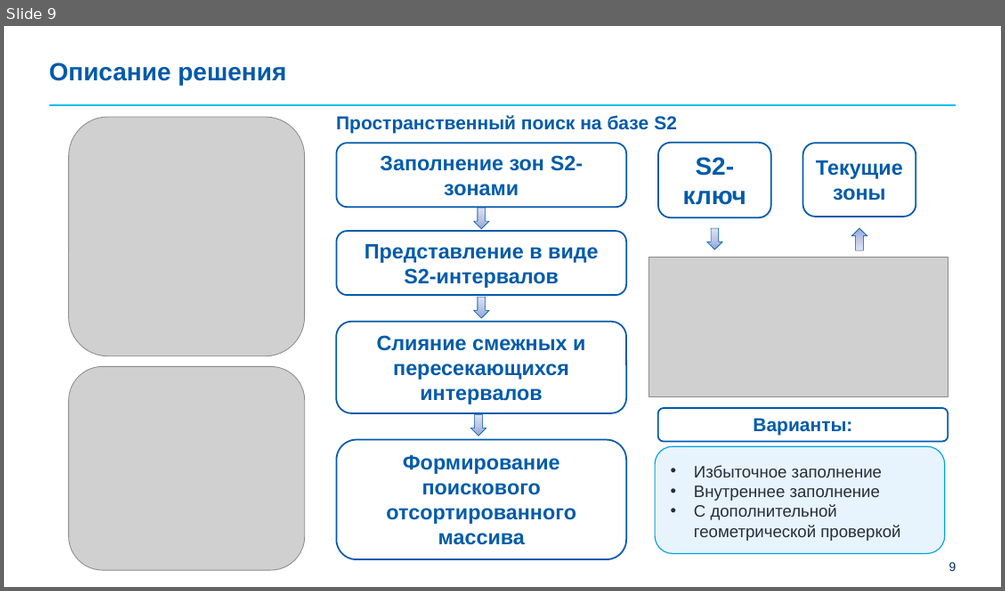
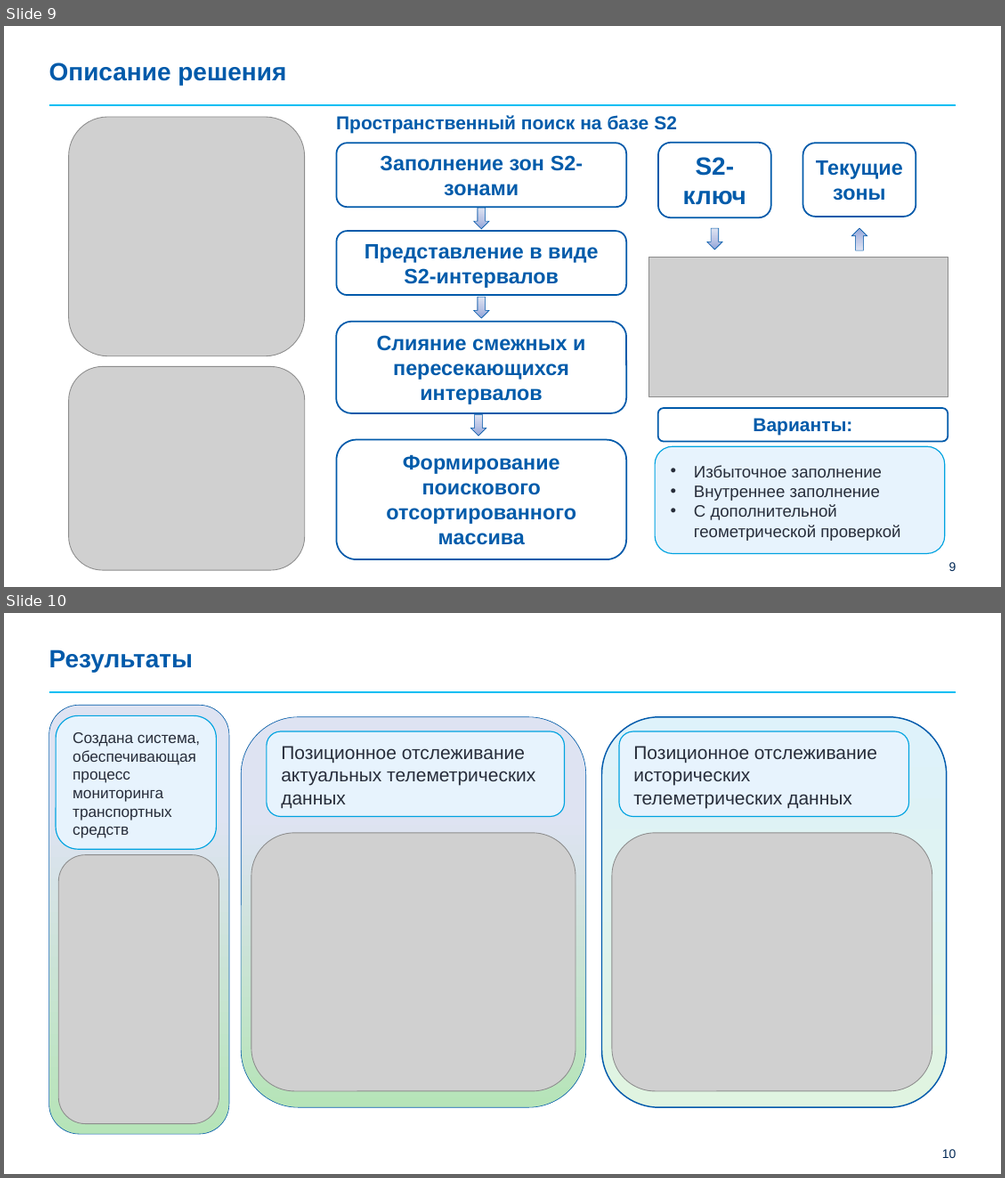
Before and after one commit to maxi7665/VKR, a slide deck: BystrovMD_4131z_Presentation.pptx. Shown one above the other, each under a label of ours: slide 9 before the commit, slides 9 and 10 after it. The pictures are 1005x591 and 1005x1178 pixels, drawn with LibreOffice and Linux fonts; fonts in the diff are those of the drawing; grey boxes stand for pictures; background and template pictures are left out. Boxes give left, top, right and bottom in pixels: in the first picture for what was removed or moved away, otherwise in the second. Text is boxed around its words. In the diff, an @@ line names an element or a change of style, - is before the commit and + after.

```diff
--- a/BystrovMD_4131z_Presentation.pptx
+++ b/BystrovMD_4131z_Presentation.pptx
@@ slide 10 added at [4,613,1001,1174], background #FFFFFF; not listed: 2 template elements that a slide beside it also shows @@
@@ title added at [49,649,193,672], 24 pt, text #005AAA, bold @@
+Результаты
@@ rounded rectangle added at [48,705,229,1135], fill gradient #B6E4B8 to #E0E4F2, outline #005AAA 0.5 pt @@
@@ rounded rectangle added at [56,715,217,849], fill #E7F3FD, outline #00A3E0 1 pt, 14.8 pt, text #272D3A @@
+Создана система, обеспечивающая процесс мониторинга транспортных средств
@@ rounded rectangle added at [241,717,586,1107], fill gradient #B6E4B8 to #E0E4F2, outline #005AAA 0.5 pt @@
@@ rounded rectangle added at [601,717,947,1107], fill gradient #E0F4E1 to #DEF2FA, outline #005AAC 1.25 pt @@
@@ rounded rectangle added at [267,731,564,817], fill #E7F3FD, outline #00A3E0 1 pt, 18 pt, text #272D3A @@
+Позиционное отслеживание актуальных телеметрических данных
@@ rounded rectangle added at [619,731,909,817], fill #E7F3FD, outline #00A3E0 1 pt, 18 pt, text #272D3A @@
+Позиционное отслеживание исторических телеметрических данных
@@ picture added at [251,833,575,1091] @@
@@ picture added at [612,833,932,1091] @@
@@ picture added at [58,854,219,1123] @@
```
Also in this commit, not shown: 6 slides changed, 4 other files.
